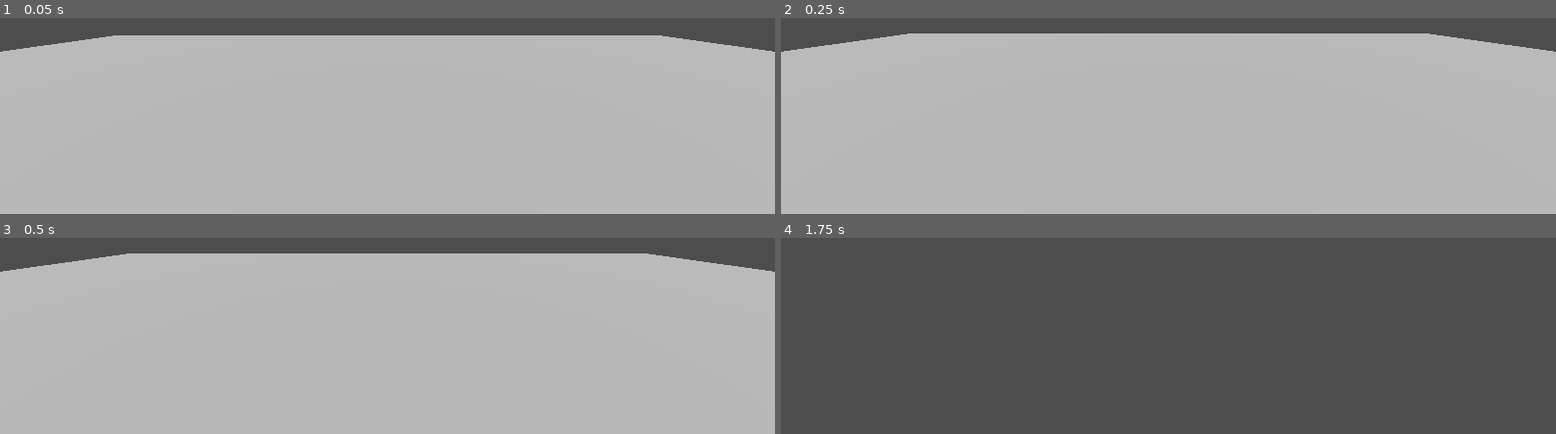
Above: before the commit, frames 1-4 (two rows, left to right).
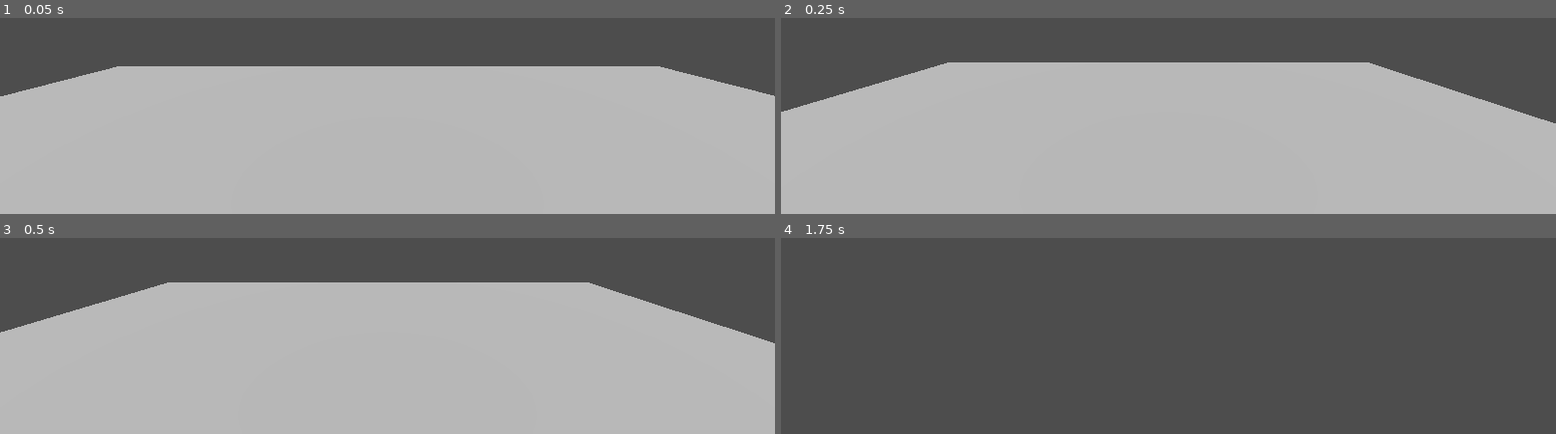
Above: after the commit, the same moments.

Repository: AlexDergach/Snake-Simulation
Game: Godot game, scene res://root.tscn
Same seed, same stepped clock (60 frames per second), same inputs: the game is played once before the commit and once after it.
Inputs (mouse positions are in pixels of both pictures, inside the frame that each line leads up to):
- Up to frame 1 (0.05 s): no input
- Up to frame 2 (0.25 s): no input
- Up to frame 3 (0.5 s): no input
- Up to frame 4 (1.75 s): tap Enter at 0.5 s; move the mouse to (outside the picture) at 0.52 s; hold Ctrl (Ctrl) 0.53-1.28 s; hold W (Forward) from 0.53 s (still down); tap Space (Jump) at 0.77, 1.52 s; move the mouse to (outside the picture) at 1.27 s; tap Shift (Sprint) at 1.35 s

The runs differ from the first frame. In frame 1, 17% of the frame differs, in the area x 0-100%, y 8-40%; in frame 2, 20%, in the area x 0-100%, y 7-54%; in frame 3, 20%; in frame 4, nothing differs.

Commit message:
Added mouse script and movement logic

Diff:
--- a/Scene/Mouse.tscn
+++ b/Scene/Mouse.tscn
@@ -1,22 +1,24 @@
-[gd_scene load_steps=21 format=3 uid="uid://dqu80dnyng0md"]
+[gd_scene load_steps=23 format=3 uid="uid://dqu80dnyng0md"]
+
+[ext_resource type="Script" path="res://Scripts/Mouse.gd" id="1_k5drl"]
 
 [sub_resource type="CapsuleMesh" id="CapsuleMesh_3xsc0"]
 
 [sub_resource type="StandardMaterial3D" id="StandardMaterial3D_jpi2p"]
-albedo_color = Color(0.996078, 0.988235, 0.898039, 1)
+albedo_color = Color(0.535255, 0.495939, 0.485331, 1)
 
 [sub_resource type="PrismMesh" id="PrismMesh_15wxx"]
 
 [sub_resource type="StandardMaterial3D" id="StandardMaterial3D_3ispf"]
-albedo_color = Color(0.996078, 0.988235, 0.898039, 1)
+albedo_color = Color(0.533333, 0.494118, 0.486275, 1)
 
 [sub_resource type="BoxMesh" id="BoxMesh_mff42"]
 
 [sub_resource type="StandardMaterial3D" id="StandardMaterial3D_l0kqm"]
-albedo_color = Color(0.996078, 0.988235, 0.898039, 1)
+albedo_color = Color(0.917647, 0.568627, 0.611765, 1)
 
 [sub_resource type="StandardMaterial3D" id="StandardMaterial3D_h7kjo"]
-albedo_color = Color(0.996078, 0.988235, 0.898039, 1)
+albedo_color = Color(0.917647, 0.568627, 0.611765, 1)
 
 [sub_resource type="CylinderMesh" id="CylinderMesh_awm4e"]
 
@@ -26,7 +28,7 @@
 [sub_resource type="CapsuleMesh" id="CapsuleMesh_d5efb"]
 
 [sub_resource type="StandardMaterial3D" id="StandardMaterial3D_ge8ua"]
-albedo_color = Color(0.996078, 0.988235, 0.898039, 1)
+albedo_color = Color(0.533333, 0.494118, 0.486275, 1)
 
 [sub_resource type="StandardMaterial3D" id="StandardMaterial3D_w3hui"]
 albedo_color = Color(0.917647, 0.568627, 0.611765, 1)
@@ -53,7 +55,10 @@
 [sub_resource type="StandardMaterial3D" id="StandardMaterial3D_owkjp"]
 albedo_color = Color(0.917647, 0.568627, 0.611765, 1)
 
-[node name="Mouse" type="Node3D"]
+[sub_resource type="CapsuleShape3D" id="CapsuleShape3D_7ogm8"]
+
+[node name="Mouse" type="CharacterBody3D"]
+script = ExtResource("1_k5drl")
 
 [node name="Body" type="MeshInstance3D" parent="."]
 transform = Transform3D(1.54524, 0, 0, 0, 0.599174, 0, 0, 0, 1.01374, 0, 0.204367, 0)
@@ -119,3 +124,9 @@
 transform = Transform3D(0.35043, 0, 0, 0, 0.155532, 0, 0, 0, 0.128109, -0.496958, -0.267887, -0.299578)
 mesh = SubResource("BoxMesh_fbhwl")
 surface_material_override/0 = SubResource("StandardMaterial3D_owkjp")
+
+[node name="CollisionShape3D" type="CollisionShape3D" parent="."]
+transform = Transform3D(0.037487, 1.16059, 0, -1.16059, 0.037487, 0, 0, 0, 1.1612, 0.129878, 0.226855, 0)
+shape = SubResource("CapsuleShape3D_7ogm8")
+
+[node name="NavigationAgent3D" type="NavigationAgent3D" parent="."]
--- /dev/null
+++ b/Scripts/Mouse.gd
@@ -0,0 +1,55 @@
+extends CharacterBody3D
+
+const SPEED = 5.0
+const JUMP_VELOCITY = 4.5
+const DESTINATION_CHANGE_INTERVAL = 5.0 # Change destination every 5 seconds
+
+var gravity = ProjectSettings.get_setting("physics/3d/default_gravity")
+
+@onready var nav_agent = $NavigationAgent3D
+var target_destination = Vector3.ZERO
+var destination_change_timer = 0.0
+
+@onready var foot = $Foot
+@onready var foot_2 = $Foot2
+@onready var foot_3 = $Foot3
+@onready var foot_4 = $Foot4
+
+
+func _ready():
+	set_random_destination()
+
+func _physics_process(delta):
+	if not is_on_floor():
+		velocity.y -= gravity * delta
+
+	if nav_agent.is_target_reachable():
+		var path = nav_agent.get_current_navigation_path()
+		if path.size() > 1:
+			var next_position = path[1]
+			var direction = (next_position - global_transform.origin).normalized()
+			velocity.x = direction.x * SPEED
+			velocity.z = direction.z * SPEED
+
+			# Calculate the rotation angle based on the velocity vector
+			var rotation_angle = atan2(-velocity.z, velocity.x)
+			rotation.y = rotation_angle
+
+		else:
+			set_random_destination()
+	else:
+		set_random_destination()
+
+	move_and_slide()
+
+	# Timer for new pos
+	destination_change_timer += delta
+	if destination_change_timer >= DESTINATION_CHANGE_INTERVAL:
+		set_random_destination()
+		destination_change_timer = 0.0
+
+func set_random_destination():
+	var random_x = randi_range(-10, 10)
+	var random_z = randi_range(-10, 10)
+	target_destination = Vector3(random_x, 0, random_z)
+	nav_agent.set_target_position(target_destination)
--- a/Scripts/root.gd
+++ b/Scripts/root.gd
@@ -1,6 +1,10 @@
 extends Node3D
 
+const MOUSE = preload("res://Scene/Mouse.tscn")
+var mouse_instance
+var spawn_amount = 2
 
+@onready var map_size = get_node("NavigationRegion3D/Map").get_size()
 # Called when the node enters the scene tree for the first time.
 func _ready():
 	pass # Replace with function body.
@@ -9,6 +13,18 @@
 # Called every frame. 'delta' is the elapsed time since the previous frame.
 func _process(delta):
 
+	print(map_size)
+
+	if spawn_amount > 0:
+		mouse_instance = MOUSE.instantiate()
+		add_child(mouse_instance)
+		spawn_amount -= 1
+
+		mouse_instance.position.x = randf_range(-map_size.x/2.1,map_size.x/2.1)
+		mouse_instance.position.z = randf_range(-map_size.z/2.1,map_size.z/2.1)
+		mouse_instance.position.y = 1
+
+
 	if Input.is_action_just_pressed("Esc"):
 		get_tree().quit()
 
--- a/root.tscn
+++ b/root.tscn
@@ -1,14 +1,14 @@
-[gd_scene load_steps=3 format=3 uid="uid://buml6eydhqrmh"]
+[gd_scene load_steps=4 format=3 uid="uid://buml6eydhqrmh"]
 
 [ext_resource type="Script" path="res://Scripts/root.gd" id="1_x2kdq"]
 [ext_resource type="PackedScene" uid="uid://dfkbtftqcivbx" path="res://Scene/Camera.tscn" id="2_l1vl2"]
 
+[sub_resource type="NavigationMesh" id="NavigationMesh_btls3"]
+vertices = PackedVector3Array(-4.5, 0.4815, -4.5, -4.5, 0.4815, 4.5, 4.5, 0.4815, 4.5, 4.5, 0.4815, -4.5)
+polygons = [PackedInt32Array(3, 2, 0), PackedInt32Array(0, 2, 1)]
+
 [node name="Root" type="Node3D"]
 script = ExtResource("1_x2kdq")
-
-[node name="Map" type="CSGBox3D" parent="."]
-use_collision = true
-size = Vector3(10, 0.037, 10)
 
 [node name="DirectionalLight3D" type="DirectionalLight3D" parent="."]
 transform = Transform3D(1, 0, 0, 0, 0.563281, 0.826265, 0, -0.826265, 0.563281, 0, 1.31642, 2.65468)
@@ -16,3 +16,10 @@
 
 [node name="Camera" parent="." instance=ExtResource("2_l1vl2")]
 transform = Transform3D(1, 0, 0, 0, 1, 0, 0, 0, 1, 0, 0.724565, 0)
+
+[node name="NavigationRegion3D" type="NavigationRegion3D" parent="."]
+navigation_mesh = SubResource("NavigationMesh_btls3")
+
+[node name="Map" type="CSGBox3D" parent="NavigationRegion3D"]
+use_collision = true
+size = Vector3(10, 0.037, 10)
